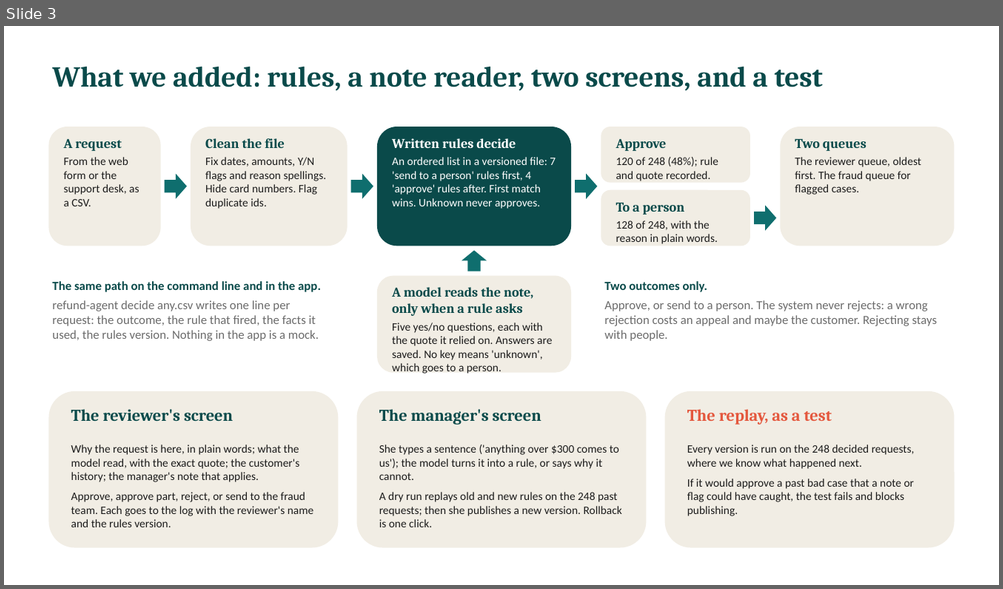
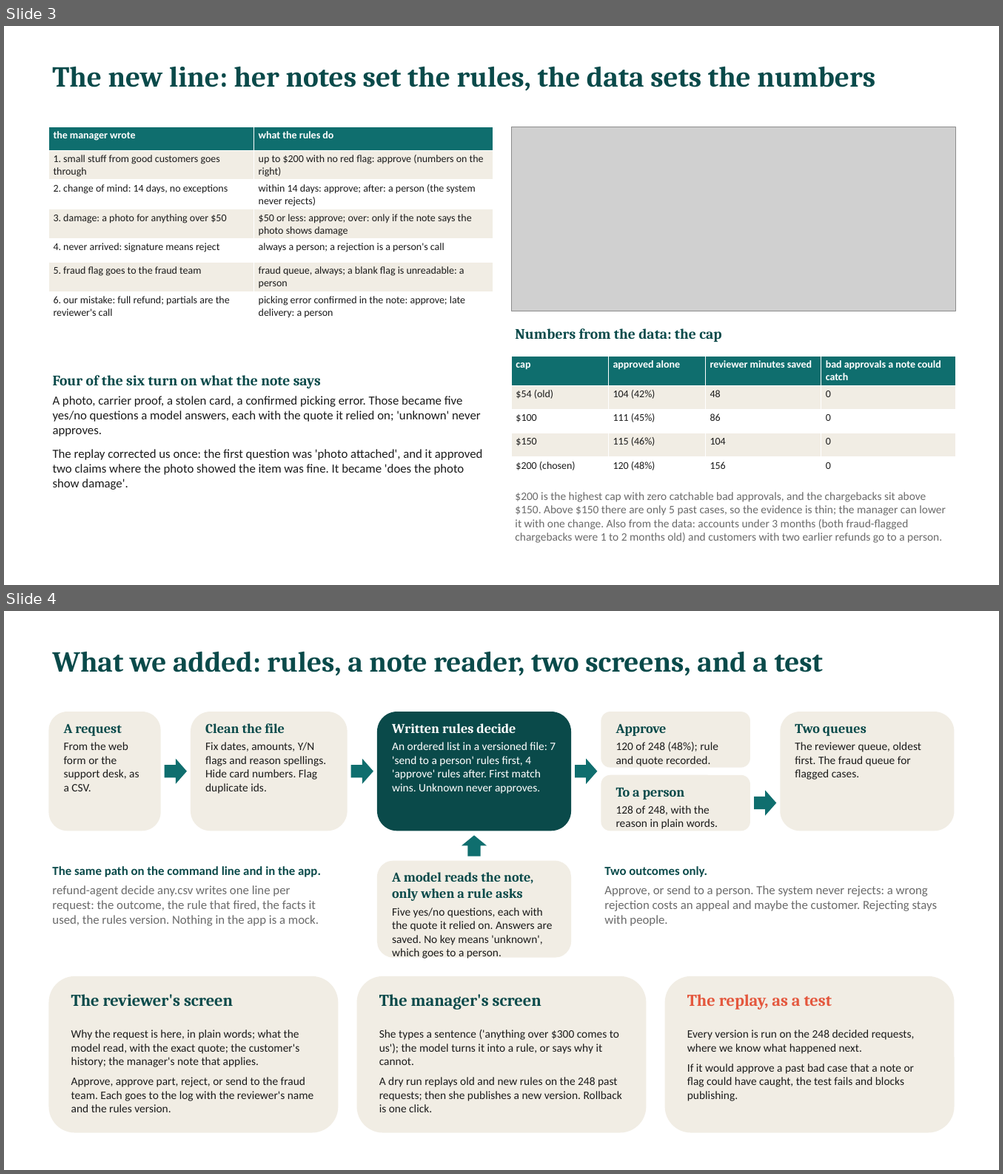
Before and after one commit to ormeiri444/refund-agent, a slide deck: docs/presentation.pptx. Shown one above the other, each under a label of ours: slide 3 before the commit, slides 3 and 4 after it. The pictures are 1003x589 and 1003x1174 pixels, drawn with LibreOffice and Linux fonts; fonts in the diff are those of the drawing; grey boxes stand for pictures. Boxes give left, top, right and bottom in pixels: in the first picture for what was removed or moved away, otherwise in the second. Text is boxed around its words. In the diff, an @@ line names an element or a change of style, - is before the commit and + after.

```diff
--- a/docs/presentation.pptx
+++ b/docs/presentation.pptx
@@ slide 3 added at (x1=4, y1=26, x2=999, y2=585), background #FFFFFF @@
@@ text added at (x1=52, y1=66, x2=875, y2=91), 28 pt, text #0A4A4A, bold @@
+The new line: her notes set the rules, the data sets the numbers
@@ table added at (x1=48, y1=127, x2=492, y2=321), 7 rows, 2 columns @@
+the manager wrote | what the rules do
+1. small stuff from good customers goes through | up to $200 with no red flag: approve (numbers on the right)
+2. change of mind: 14 days, no exceptions | within 14 days: approve; after: a person (the system never rejects)
+3. damage: a photo for anything over $50 | $50 or less: approve; over: only if the note says the photo shows damage
+4. never arrived: signature means reject | always a person; a rejection is a person's call
+5. fraud flag goes to the fraud team | fraud queue, always; a blank flag is unreadable: a person
+6. our mistake: full refund; partials are the reviewer's call | picking error confirmed in the note: approve; late delivery: a person
@@ picture added at (x1=512, y1=127, x2=956, y2=312) @@
@@ text added at (x1=515, y1=329, x2=721, y2=342), 14 pt, text #0A4A4A, bold @@
+Numbers from the data: the cap
@@ table added at (x1=512, y1=357, x2=956, y2=476), 5 rows, 4 columns @@
+cap | approved alone | reviewer minutes saved | bad approvals a note could catch
+$54 (old) | 104 (42%) | 48 | 0
+$100 | 111 (45%) | 86 | 0
+$150 | 115 (46%) | 104 | 0
+$200 (chosen) | 120 (48%) | 156 | 0
@@ text added at (x1=53, y1=375, x2=483, y2=490), 12 pt, text #1B1B1B @@
+Four of the six turn on what the note says
+A photo, carrier proof, a stolen card, a confirmed picking error. Those became five yes/no questions a model answers, each with the quote it relied on; 'unknown' never approves.
+The replay corrected us once: the first question was 'photo attached', and it approved two claims where the photo showed the item was fine. It became 'does the photo show damage'.
@@ text added at (x1=515, y1=492, x2=945, y2=543), 11 pt, text #6B6B6B @@
+$200 is the highest cap with zero catchable bad approvals, and the chargebacks sit above $150. Above $150 there are only 5 past cases, so the evidence is thin; the manager can lower it with one change. Also from the data: accounts under 3 months (both fraud-flagged chargebacks were 1 to 2 months old) and customers with two earlier refunds go to a person.
@@ what was slide 3 is now slide 4 @@
```
Also in this commit, not shown: 1 slide changed, 1 other slide added, 5 slides removed, 1 other file.
